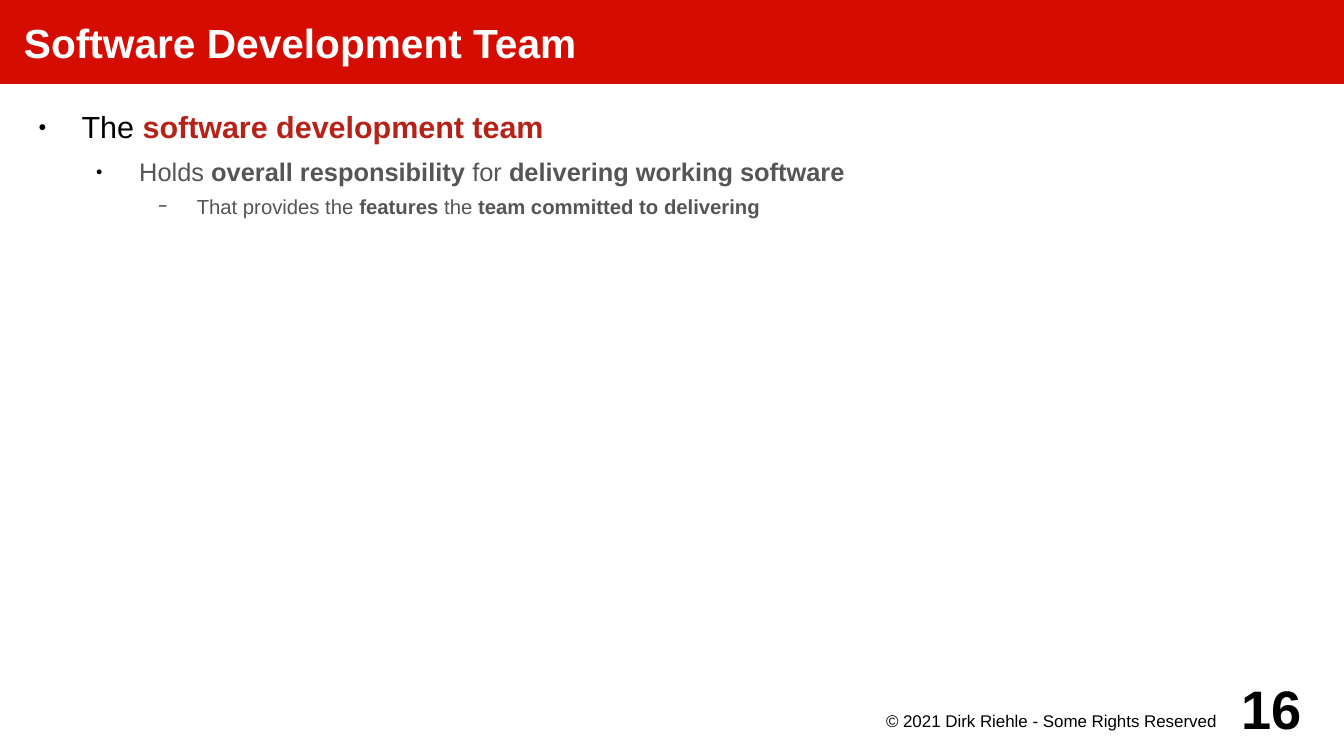
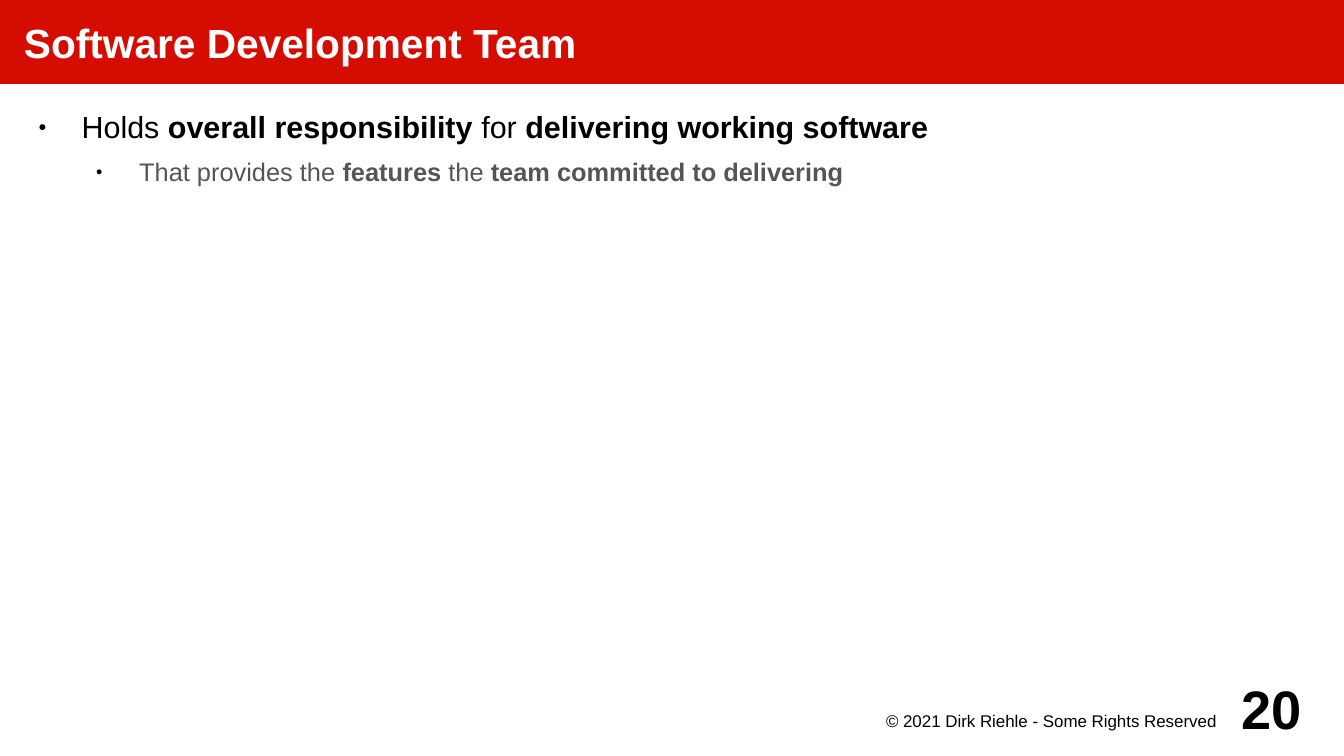
Before and after one commit to dirkriehle/amos-course, a slide deck: slide 20 of Lecture slides/AMOS C03 - Scrum Overview.odp (slide 16 before the commit). Drawn at 1344x756 pixels with LibreOffice and Linux fonts; fonts in the diff are those of the drawing. Boxes give left, top, right and bottom in pixels: in the first picture for what was removed or moved away, otherwise in the second. Text is boxed around its words. In the diff, an @@ line names an element or a change of style, - is before the commit and + after.

```diff
--- a/Lecture slides/AMOS C03 - Scrum Overview.odp
+++ b/Lecture slides/AMOS C03 - Scrum Overview.odp
@@ text "Holds overall responsibility for delivering ..." at box(82, 116, 928, 187): size 15 to 18 pt, text colour #555555 to #000000 in "Holds overall responsibility for delivering working software"; size 12 to 15 pt in "That provides the features the team committed ..."; list level 2 to 1 in "Holds overall responsibility for delivering ..."; bullet − to ●; list level 3 to 2 in "That provides the features the ..." @@
@@ text at box(82, 116, 543, 144): paragraph removed @@
-● The software development team
@@ page number at box(1242, 691, 1302, 730): text changed @@
-16
+20
```
Also in this commit, not shown: 5 other slides changed, 6 slides added, 5 other files.
